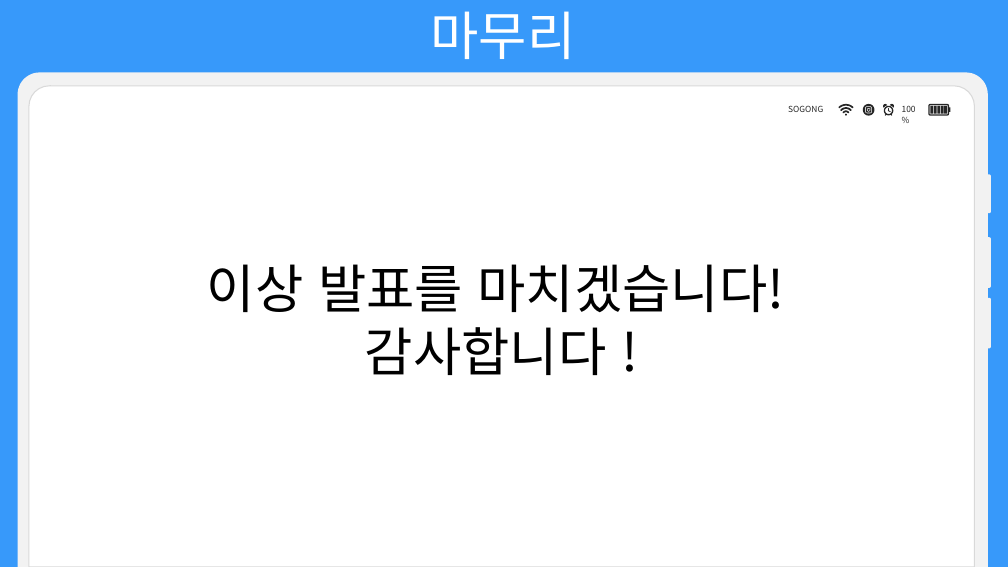
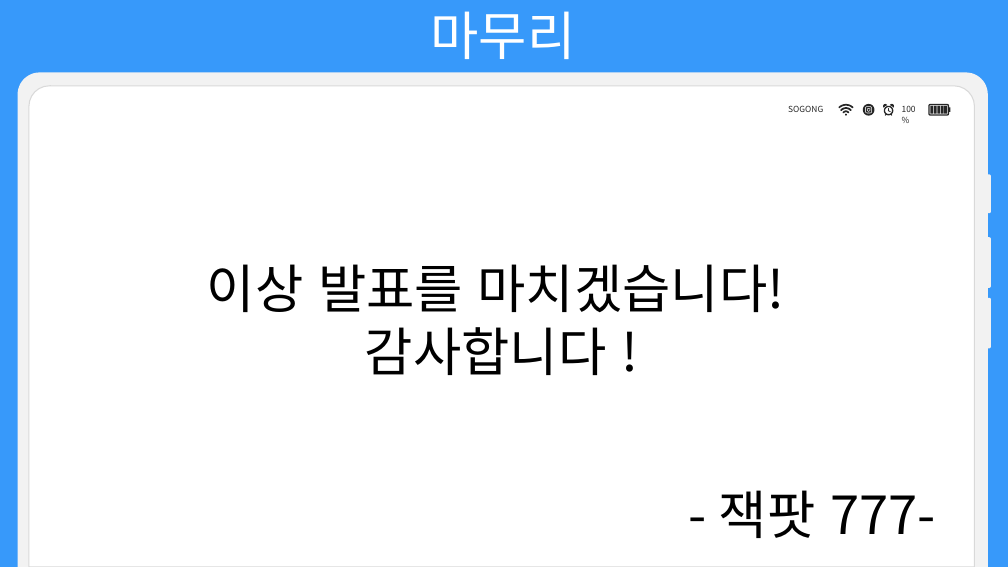
Before and after one commit to choign3123/SE_7, a slide deck: slide 54 of 발표/소프트웨어공학 발표.pptx (slide 33 before the commit). Drawn at 1008x567 pixels with LibreOffice and Linux fonts; fonts in the diff are those of the drawing. Boxes give left, top, right and bottom in pixels: in the first picture for what was removed or moved away, otherwise in the second. Text is boxed around its words. In the diff, an @@ line names an element or a change of style, - is before the commit and + after.

```diff
--- a/발표/소프트웨어공학 발표.pptx
+++ b/발표/소프트웨어공학 발표.pptx
@@ text added at (x1=719, y1=490, x2=936, y2=538), 50 pt, text #000000 @@
+- 잭팟 777-
```
Also in this commit, not shown: 18 other slides changed, 21 slides added, 1 other file.
